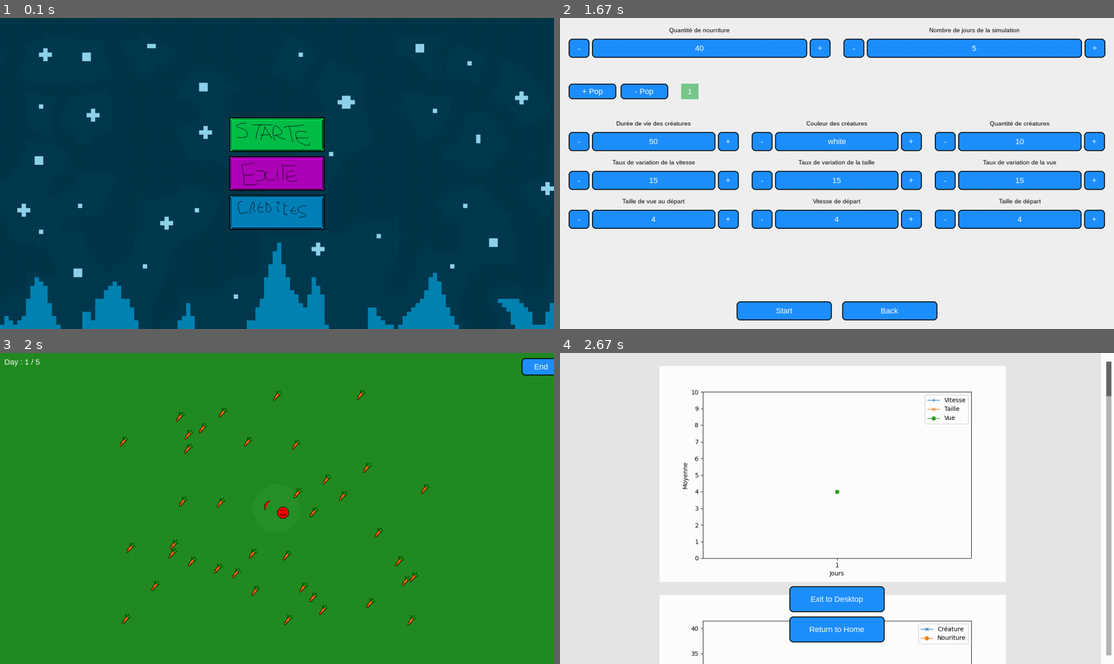
Above: before the commit, frames 1-4 (two rows, left to right).
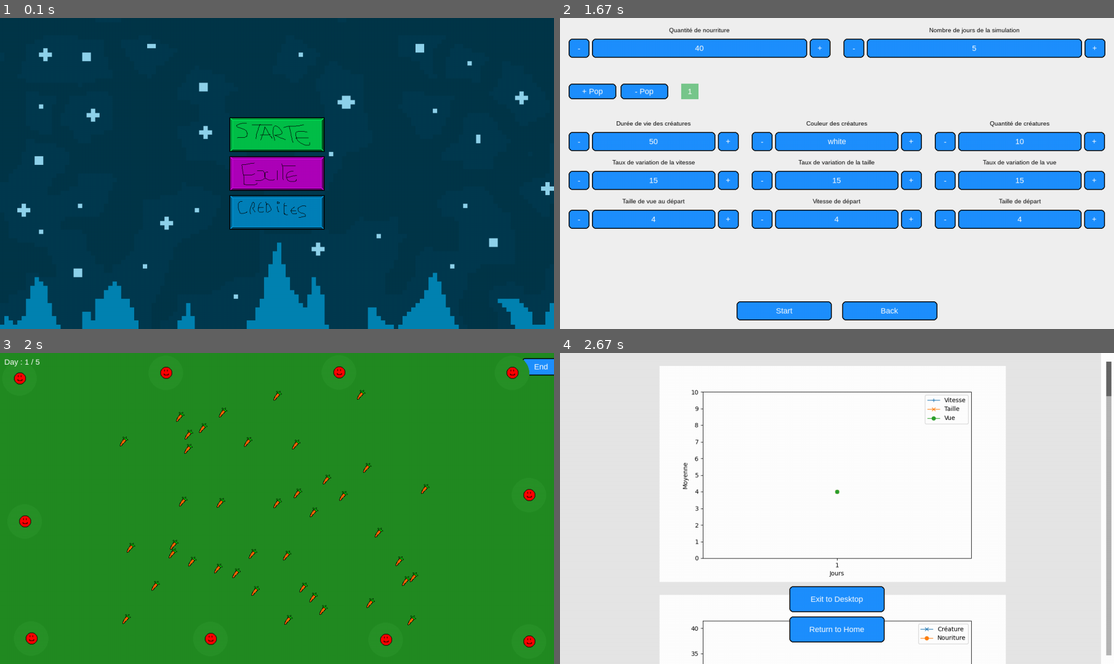
Above: after the commit, the same moments.

Repository: X47C/Trophees-NSI
Game: pygame game, started from main.py
Same seed, same stepped clock (60 frames per second), same inputs: the game is played once before the commit and once after it.
Inputs (mouse positions are in pixels of both pictures, inside the frame that each line leads up to):
- Up to frame 1 (0.1 s): no input
- Up to frame 2 (1.67 s): click (820, 120) at 1.38 s
- Up to frame 3 (2 s): click "Start" at 1.72 s
- Up to frame 4 (2.67 s): click "End" at 2.05 s; press the mouse at (837, 629) at 2.37 s; move the mouse to (942, 511) at 2.47 s; release the mouse at (1047, 393) at 2.6 s

Frames 1-2 are identical in both runs. In frame 3, 0.8% of the frame differs, in the area x 2-97%, y 1-95%; in frame 4, nothing differs.

Commit message:
Spawn au bord, collision entre les créatures

Diff:
--- a/Game/creature.py
+++ b/Game/creature.py
@@ -1,7 +1,7 @@
 # methodes pour gerer les creatures
 import math
 from random import randint as rd, uniform, random
-from math import radians, cos, sin, atan2, degrees
+from math import radians, cos, sin, atan2, degrees, sqrt
 import pygame as pg
 import settings
 
@@ -23,8 +23,8 @@
         self.variation_view = Variation_View
         self.days = 0
         self.days_max = Days_Max
-        self.pos_x = settings.Display_size[0] // 2
-        self.pos_y = settings.Display_size[1] // 2
+        self.pos_x = 0
+        self.pos_y = 0
         img = pg.image.load("assets/creature.png")
         img_size = img.get_size()
         self.image = pg.transform.smoothscale(img, (img_size[0] + self.size * 2, img_size[1] + self.size * 2))
@@ -41,7 +41,7 @@
         """
         deplace la creature en fonction de sa vitesse et de son angle
         """
-        self.collide()
+        collide, other_c = self.collide()
         dt = 1.0 / settings.FPS
         w, h = settings.Display_size
 
@@ -68,11 +68,11 @@
                 desired = degrees(atan2(fy - self.pos_y, fx - self.pos_x)) % 360.0
                 self.angle_deg = desired
                 self.ang_vel = 0.0
-            # else:
-            #     fx, fy = settings.creatures_list[food_id[0]][food_id[1]].pos_x, settings.creatures_list[food_id[0]][food_id[1]].pos_y
-            #     desired = degrees(atan2(fy - self.pos_y, fx - self.pos_x)) % 360.0
-            #     self.angle_deg = desired
-            #     self.ang_vel = 0.0
+            else:
+                fx, fy = settings.creatures_list[food_id[0]][food_id[1]].pos_x, settings.creatures_list[food_id[0]][food_id[1]].pos_y
+                desired = degrees(atan2(fy - self.pos_y, fx - self.pos_x)) % 360.0
+                self.angle_deg = desired
+                self.ang_vel = 0.0
 
 
         self.ang_vel *= damping
@@ -113,8 +113,91 @@
             self.ang_vel = -self.ang_vel + uniform(-90, 90)
             bounced = True
 
-        if bounced:
-            self.ang_vel += uniform(-40, 40)
+            if bounced:
+                self.ang_vel += uniform(-40, 40)
+
+        if collide:
+            i, j = other_c
+            other = settings.creatures_list[i][j]
+
+            blend = 0.65
+            ang_vel_damp = 0.5
+            jitter = 12.0
+
+            r1 = max(1.0, float(self.image.get_width()) / 2.0)
+            r2 = max(1.0, float(other.image.get_width()) / 2.0)
+
+            dx = other.pos_x - self.pos_x
+            dy = other.pos_y - self.pos_y
+            dist = sqrt(dx * dx + dy * dy)
+            if dist == 0.0:
+                dx = uniform(-0.01, 0.01)
+                dy = uniform(-0.01, 0.01)
+                dist = sqrt(dx * dx + dy * dy)
+            overlap = (r1 + r2) - dist
+            if overlap > 0:
+                nx = dx / dist
+                ny = dy / dist
+
+                total_r = r1 + r2
+                if total_r == 0:
+                    w1 = w2 = 0.5
+                else:
+                    w1 = r2 / total_r
+                    w2 = r1 / total_r
+
+                self.pos_x -= nx * overlap * w1
+                self.pos_y -= ny * overlap * w1
+                other.pos_x += nx * overlap * w2
+                other.pos_y += ny * overlap * w2
+
+                if self.speed > 0:
+                    v1x = cos(radians(self.angle_deg))
+                    v1y = sin(radians(self.angle_deg))
+                    dot1 = v1x * nx + v1y * ny
+                    refl1x = v1x - 2.0 * dot1 * nx
+                    refl1y = v1y - 2.0 * dot1 * ny
+                    mag_refl1 = sqrt(refl1x * refl1x + refl1y * refl1y)
+                    if mag_refl1 > 1e-6:
+                        refl1x /= mag_refl1
+                        refl1y /= mag_refl1
+                    else:
+                        refl1x, refl1y = v1x, v1y
+
+                    nx1 = (1.0 - blend) * v1x + blend * refl1x
+                    ny1 = (1.0 - blend) * v1y + blend * refl1y
+                    mag_n1 = sqrt(nx1 * nx1 + ny1 * ny1)
+                    if mag_n1 > 1e-6:
+                        nx1 /= mag_n1
+                        ny1 /= mag_n1
+                        self.angle_deg = degrees(atan2(ny1, nx1)) % 360.0
+
+                if other.speed > 0:
+                    v2x = cos(radians(other.angle_deg))
+                    v2y = sin(radians(other.angle_deg))
+                    dot2 = v2x * nx + v2y * ny
+                    refl2x = v2x - 2.0 * dot2 * nx
+                    refl2y = v2y - 2.0 * dot2 * ny
+
+                    mag_refl2 = sqrt(refl2x * refl2x + refl2y * refl2y)
+                    if mag_refl2 > 1e-6:
+                        refl2x /= mag_refl2
+                        refl2y /= mag_refl2
+                    else:
+                        refl2x, refl2y = v2x, v2y
+
+                    nx2 = (1.0 - blend) * v2x + blend * refl2x
+                    ny2 = (1.0 - blend) * v2y + blend * refl2y
+                    mag_n2 = sqrt(nx2 * nx2 + ny2 * ny2)
+                    if mag_n2 > 1e-6:
+                        nx2 /= mag_n2
+                        ny2 /= mag_n2
+                        other.angle_deg = degrees(atan2(ny2, nx2)) % 360.0
+
+                if id(self) < id(other):
+                    self.ang_vel = getattr(self, "ang_vel", 0.0) * ang_vel_damp + uniform(-jitter, jitter)
+                    other.ang_vel = getattr(other, "ang_vel", 0.0) * ang_vel_damp + uniform(-jitter, jitter)
+
 
         # ----------------------
         # Consommation d'énergie
@@ -197,7 +280,8 @@
         for i, l in enumerate(settings.creatures_list):
             for j, c in enumerate(l):
                 if math.hypot(self.pos_x - c.pos_x, self.pos_y - c.pos_y) < self.radius:
-                    return True, (i, j)
+                    if self.size - 4 >= c.size:
+                        return True, (i, j)
         return False, (None, None)
 
     def is_alive(self):
@@ -216,6 +300,7 @@
                     if id(c) != id(self):
                         self.canibalism(c, i, j)
                         return True, (i, j)
+        return False, (None, None)
 
     def canibalism(self, c, i, j):
         if self.size - 4 >= c.size:
--- a/Game/game.py
+++ b/Game/game.py
@@ -2,7 +2,7 @@
 from .creature import Creature
 import pygame as pg
 from .food import Food
-from random import randint as rd
+from random import randint as rd, shuffle
 
 class Day_Manager():
     def __init__(self, surf):
@@ -33,6 +33,7 @@
             settings.creatures_list.append(a)
         for i in range(settings.Food_quantity):
              settings.food_list.append(Food(rd(280, 1000), rd(70, 650)))
+        self.distribute_on_border(settings.creatures_list, settings.Display_size)
         settings.creatures_list_dico[self.current_day] = [pop.copy() for pop in settings.creatures_list]# pas touche
         settings.food_list_dico[self.current_day] = len(settings.food_list)
 
@@ -70,6 +71,7 @@
         settings.food_list = []
         for i in range(settings.Food_quantity):
              settings.food_list.append(Food(rd(280, 1000), rd(70, 650)))
+        self.distribute_on_border(settings.creatures_list, settings.Display_size)
         settings.creatures_list_dico[self.current_day] = [pop.copy() for pop in settings.creatures_list] #allez voir le commentaire dans settings mais PAS TOUCHE !!!
         settings.food_list_dico[self.current_day] = len(settings.food_list)
 
@@ -80,3 +82,43 @@
         Affiche le jour actuel en haut a gauche de l'écran quand le jeu est lancé
         """
         self.surf.blit(pg.font.SysFont(settings.Days_font, settings.Days_font_size).render(f'Day : {self.current_day} / {settings.Days_max}', True, (255, 255, 255)), (10, 10))
+
+
+    def distribute_on_border(self, lists, screen_size, margin = 0):
+        """
+        Distribue les objets (dans lists) uniformément sur le bord de l'écran.
+
+        - lists : liste de listes contenant des objets avec attributs pos_x et pos_y
+        - screen_size : (width, height)
+        - margin : marge intérieure depuis le bord (pixels)
+        """
+        w, h = screen_size
+        eff_w = max(0, w - 2 * margin)
+        eff_h = max(0, h - 2 * margin)
+        flat = []
+        for sub in lists:
+            for obj in sub:
+                flat.append(obj)
+        shuffle(flat)
+        N = len(flat)
+        if N == 0:
+            return
+        perimeter = 2 * (eff_w + eff_h)
+        spacing = perimeter / N
+        for i, obj in enumerate(flat):
+            d = i * spacing
+            if d < eff_w:
+                x = margin + d
+                y = margin
+            elif d < eff_w + eff_h:
+                x = margin + eff_w
+                y = margin + (d - eff_w)
+            elif d < eff_w + eff_h + eff_w:
+                x = margin + (eff_w - (d - (eff_w + eff_h)))
+                y = margin + eff_h
+            else:
+                x = margin
+                y = margin + (eff_h - (d - (2 * eff_w + eff_h)))
+
+            obj.pos_x = int(round(x))
+            obj.pos_y = int(round(y))
